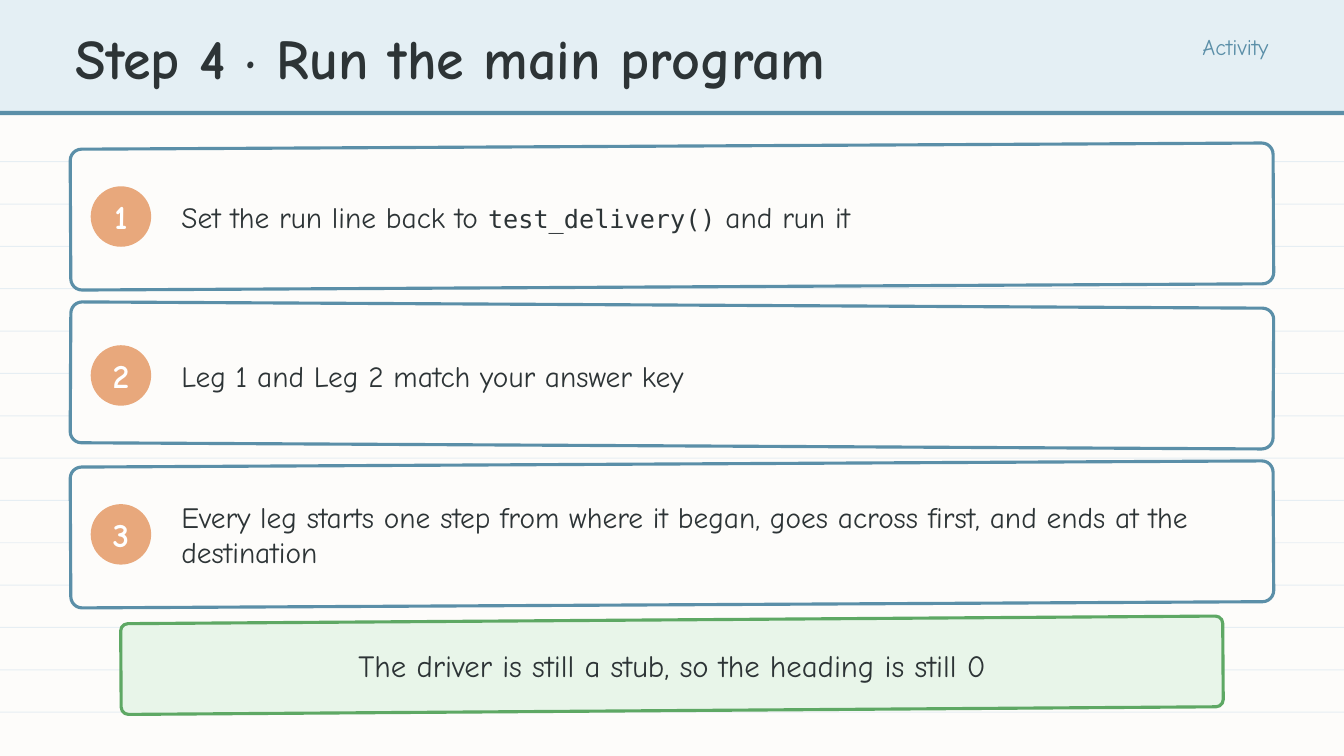
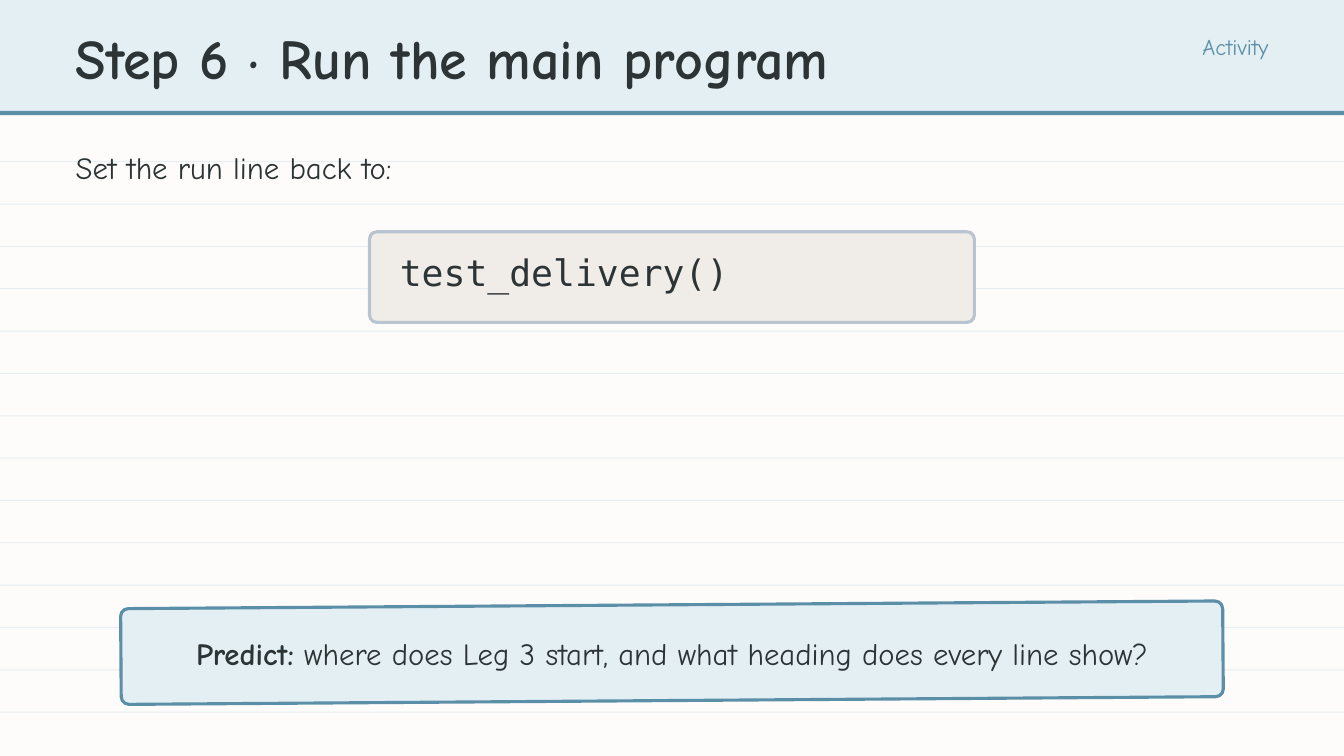
Before and after one commit to bradamiller/LearningPython, a slide deck: slide 23 of static/slides/module-04-manhattan/module-4-lesson-03-the-planner-every-direction.pptx (slide 15 before the commit). Drawn at 1344x756 pixels with LibreOffice and Linux fonts; fonts in the diff are those of the drawing. Boxes give left, top, right and bottom in pixels: in the first picture for what was removed or moved away, otherwise in the second. Text is boxed around its words. In the diff, an @@ line names an element or a change of style, - is before the commit and + after.

```diff
--- a/static/slides/module-04-manhattan/module-4-lesson-03-the-planner-every-direction.pptx
+++ b/static/slides/module-04-manhattan/module-4-lesson-03-the-planner-every-direction.pptx
@@ text at [76, 41, 828, 89]: text changed @@
-Step 4 · Run the main program
+Step 6 · Run the main program
@@ rounded rectangle removed at [70, 143, 1274, 290] @@
@@ text "Set the run line back ..." at [76, 158, 392, 180]: vertical alignment middle to top @@
@@ text at [76, 158, 392, 180]: text changed; size 21 to 22 pt @@
-Set the run line back to test_delivery() and run it
+Set the run line back to:
@@ ellipse removed at [91, 187, 151, 247] @@
@@ text removed at [114, 207, 127, 229] @@
-1
@@ rounded rectangle added at [370, 232, 975, 323], fill #F0EDE8, outline #B8C5D0 2.25 pt @@
@@ text added at [400, 258, 729, 294], 26 pt, text #2D3436 @@
+test_delivery()
@@ rounded rectangle removed at [70, 302, 1274, 450] @@
@@ ellipse removed at [91, 345, 151, 405] @@
@@ text removed at [113, 366, 130, 388] @@
-2
@@ text removed at [181, 367, 683, 393] @@
-Leg 1 and Leg 2 match your answer key
@@ rounded rectangle removed at [70, 461, 1274, 608] @@
@@ ellipse removed at [91, 504, 151, 565] @@
@@ text removed at [181, 508, 1188, 564] @@
-Every leg starts one step from where it began, goes across first, and ends at the destination
@@ text removed at [113, 525, 130, 547] @@
-3
@@ rounded rectangle: place and size @@
-rounded rectangle at [121, 616, 1223, 715]
+rounded rectangle at [121, 601, 1223, 705]
@@ rounded rectangle at [121, 601, 1223, 705]: fill #E8F5E9 to #E4EFF4; outline #5EA864 2.25 pt to #5B8FA8 2.25 pt @@
@@ text added at [196, 643, 1148, 671], 22 pt, text #2D3436 @@
+Predict: where does Leg 3 start, and what heading does every line show?
@@ text removed at [358, 656, 986, 683] @@
-The driver is still a stub, so the heading is still 0
```
Also in this commit, not shown: 11 other slides changed, 7 slides added, 2 slides removed, 42 other files.
